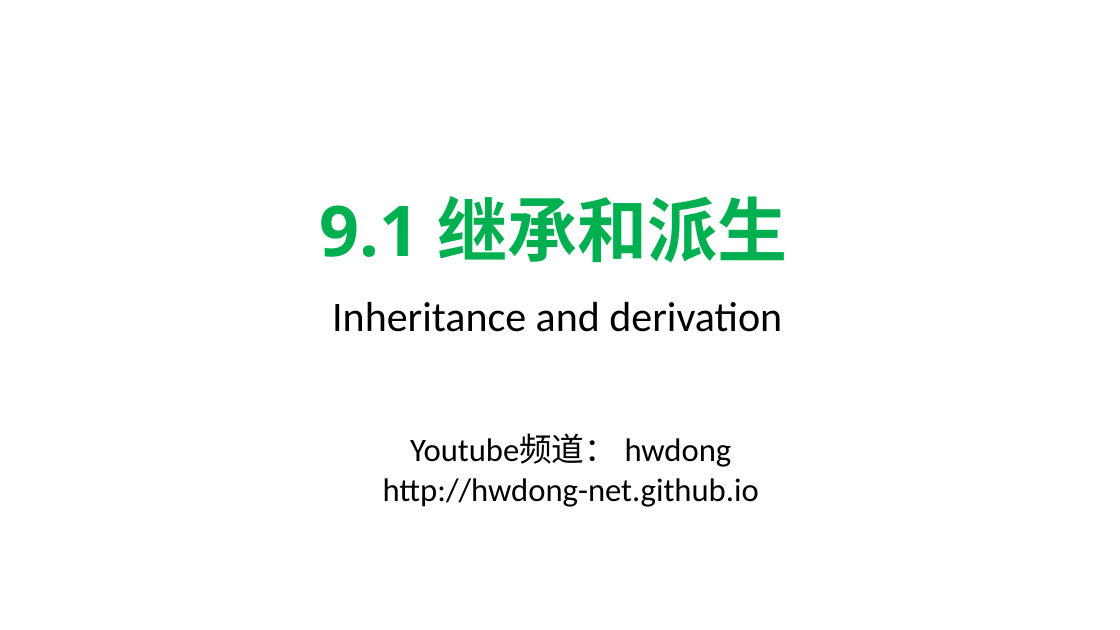
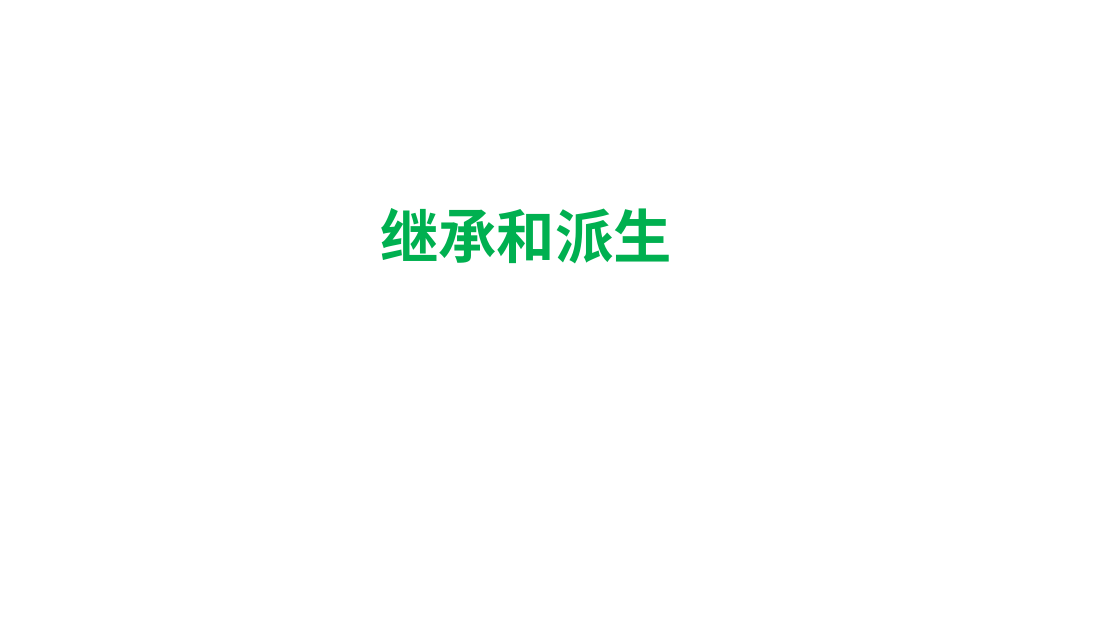
Before and after one commit to hwdong-net/cplusplus17, a slide deck: slide 2 of ppt/第9章 派生类.pptx. Drawn at 1120x630 pixels with LibreOffice and Linux fonts; fonts in the diff are those of the drawing. Boxes give left, top, right and bottom in pixels: in the first picture for what was removed or moved away, otherwise in the second. Text is boxed around its words. In the diff, an @@ line names an element or a change of style, - is before the commit and + after.

```diff
--- a/ppt/第9章 派生类.pptx
+++ b/ppt/第9章 派生类.pptx
@@ title "继承和派生" at (380, 208, 672, 264): vertical alignment bottom to middle @@
@@ title at (380, 208, 672, 264): text changed; size 60 to 50 pt @@
-9.1 继承和派生
+继承和派生
@@ text removed at (332, 302, 782, 332) @@
-Inheritance and derivation
@@ text removed at (383, 435, 759, 507) @@
-Youtube频道： hwdong
-http://hwdong-net.github.io
```
Also in this commit, not shown: 31 other slides changed, 67 slides added, 11 slides removed, 1 other file.
